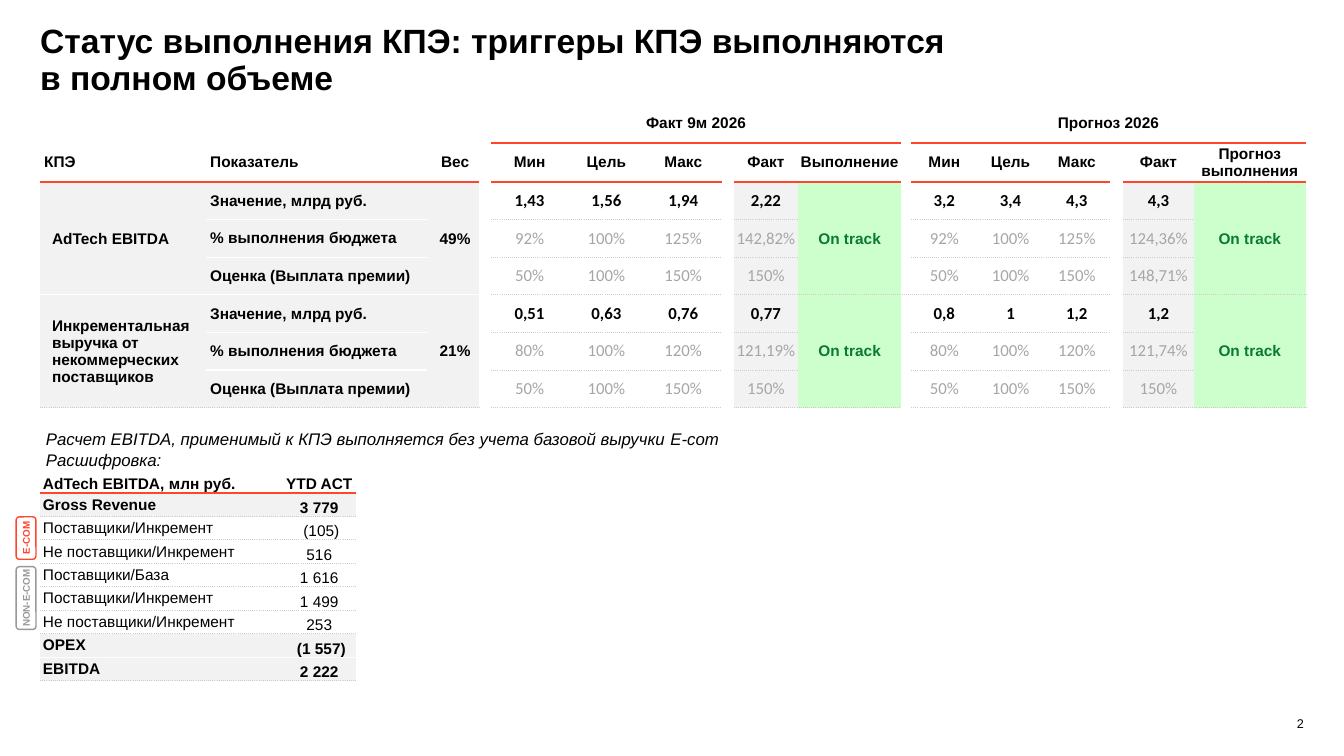
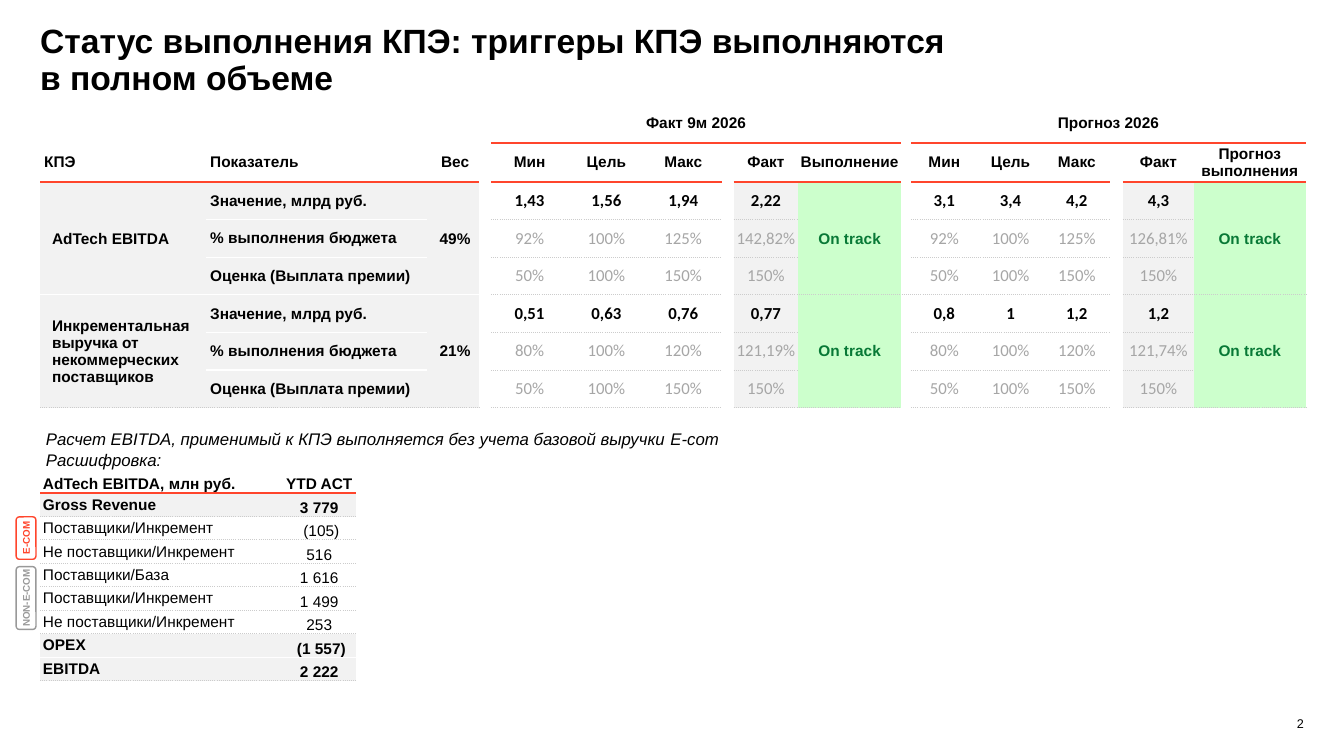
Before and after one commit to DenisMagnit/1, a slide deck: slide 2 of AdTech_QBR_Q3_2026.pptx. Drawn at 1344x756 pixels with LibreOffice and Linux fonts; fonts in the diff are those of the drawing; background and template pictures are left out. Boxes give left, top, right and bottom in pixels: in the first picture for what was removed or moved away, otherwise in the second. Text is boxed around its words. In the diff, an @@ line names an element or a change of style, - is before the commit and + after.

```diff
--- a/AdTech_QBR_Q3_2026.pptx
+++ b/AdTech_QBR_Q3_2026.pptx
@@ table at box(40, 104, 1305, 408) @@
-row 3, column 12: 3,2
+row 3, column 12: 3,1
-row 3, column 14: 4,3
+row 3, column 14: 4,2
-row 4, column 16: 124,36%
+row 4, column 16: 126,81%
-row 5, column 16: 148,71%
+row 5, column 16: 150%
```
Also in this commit, not shown: 1 other file.
